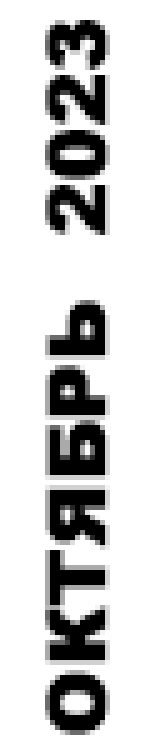
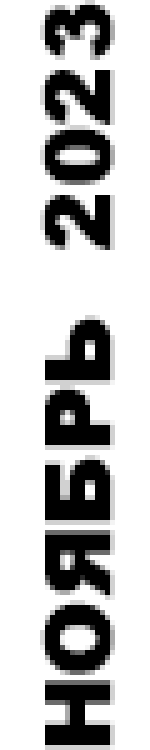
Layer changes from the first 150 x 750 image to the second:
renamed "ОКТЯБРЬ 2023" to "НОЯБРЬ 2023", painted on it over [40, 0, 115, 750]
